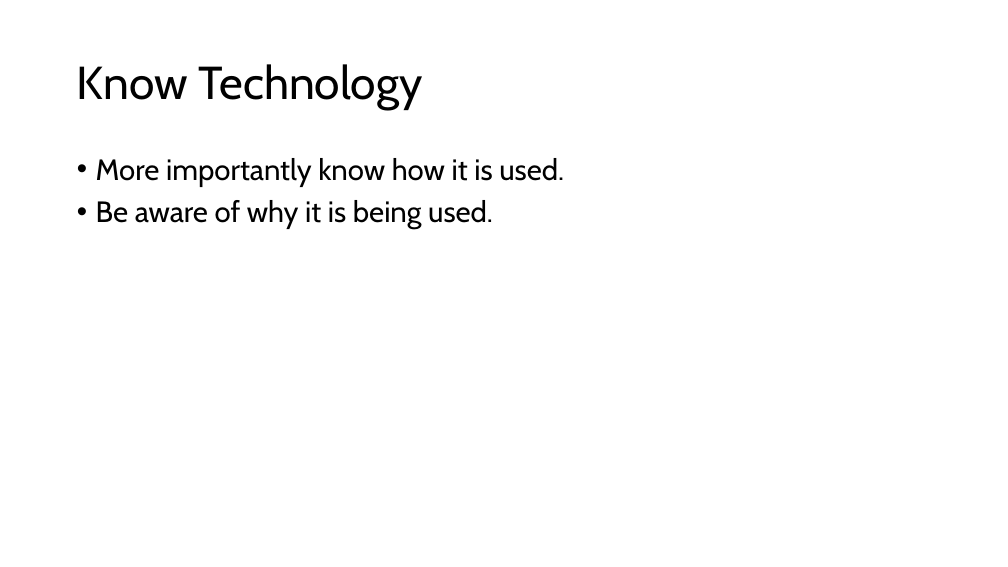
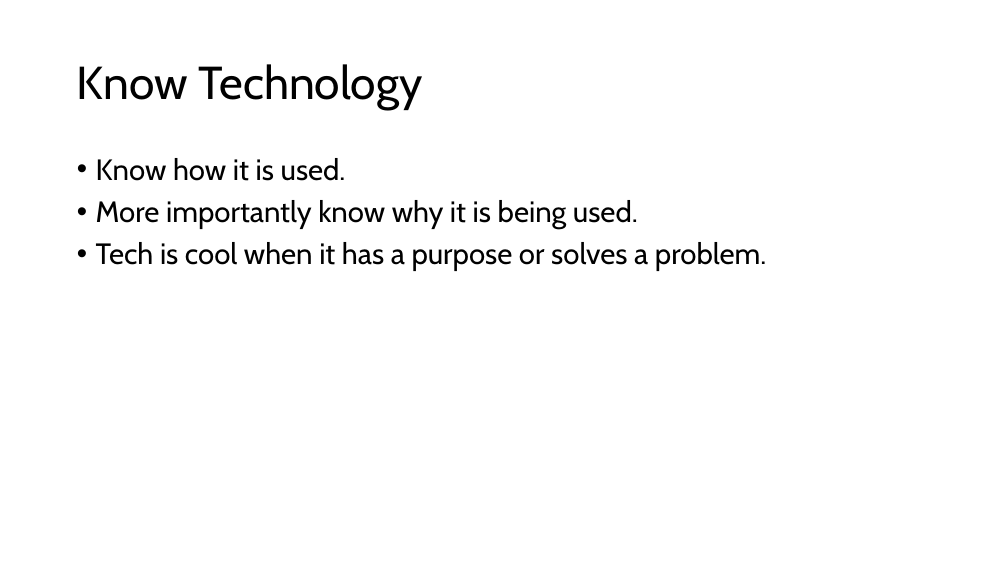
Before and after one commit to dtuuri/presentations, a slide deck: slide 6 of ShitIWishIKnew.pptx (slide 5 before the commit). Drawn at 1008x567 pixels with LibreOffice and Linux fonts; fonts in the diff are those of the drawing. Boxes give left, top, right and bottom in pixels: in the first picture for what was removed or moved away, otherwise in the second. Text is boxed around its words. In the diff, an @@ line names an element or a change of style, - is before the commit and + after.

```diff
--- a/ShitIWishIKnew.pptx
+++ b/ShitIWishIKnew.pptx
@@ text at <box>96,158,766,271</box>: text changed @@
-• More importantly know how it is used.
-• Be aware of why it is being used.
+• Know how it is used.
+• More importantly know why it is being used.
+• Tech is cool when it has a purpose or solves a problem.
```
Also in this commit, not shown: 8 other slides changed, 7 slides added, 2 slides removed.
